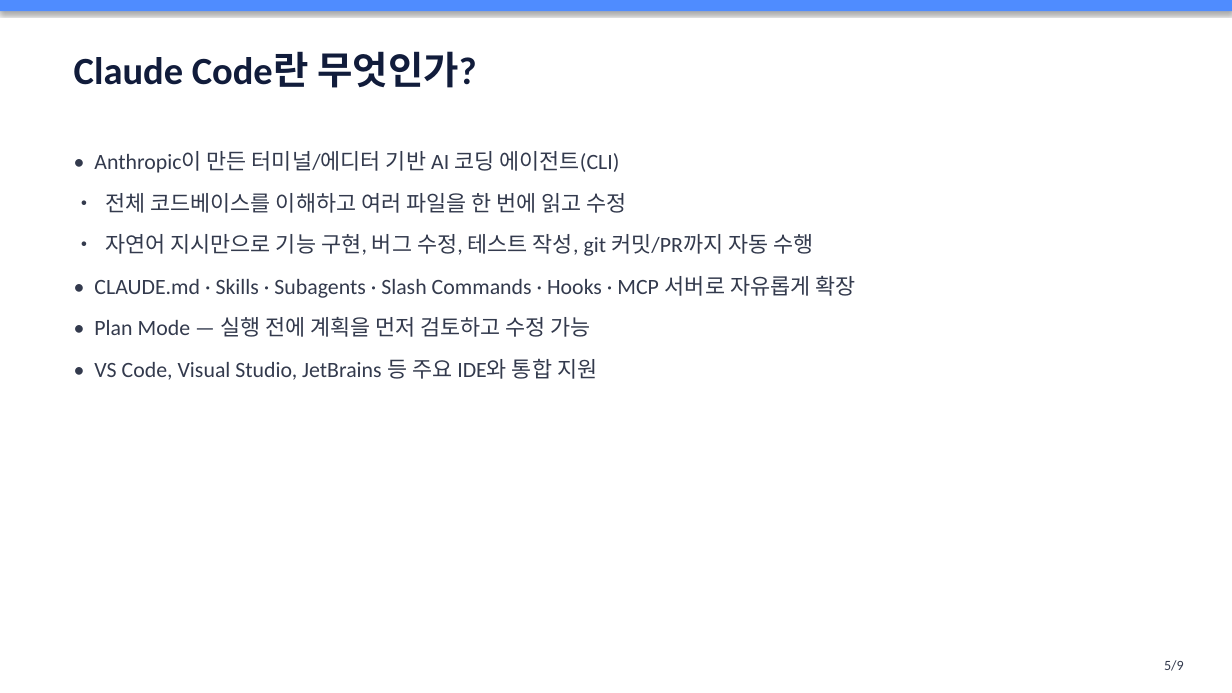
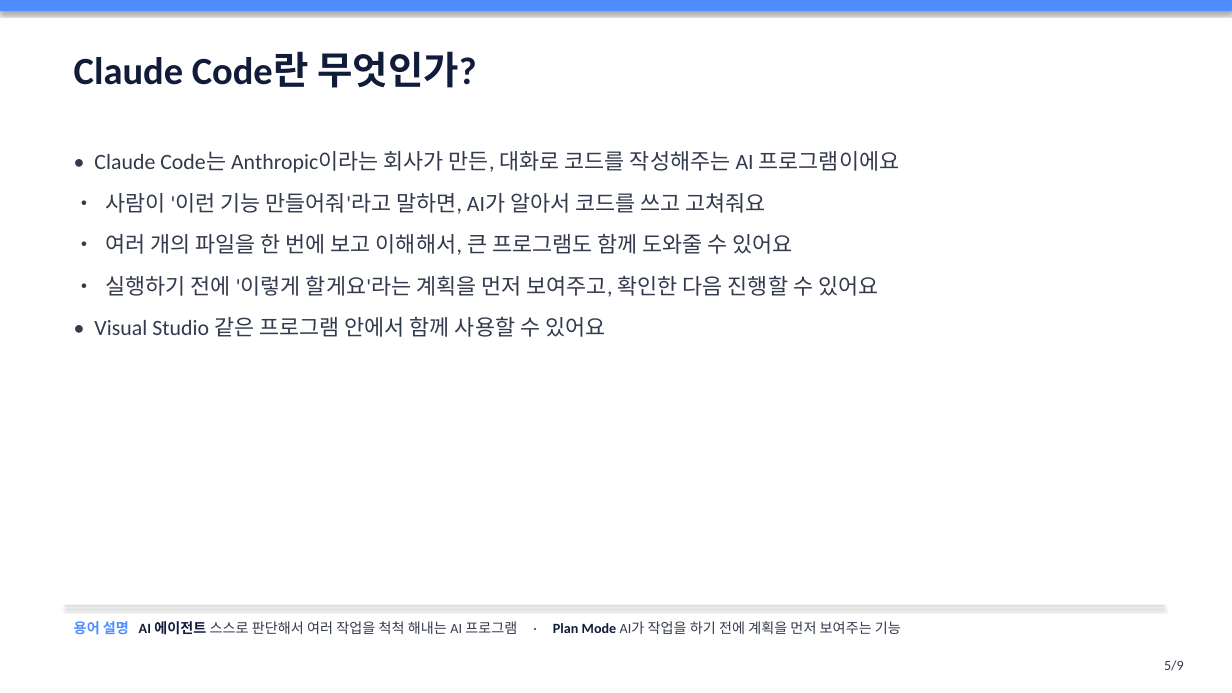
Before and after one commit to oysking55-ctrl/pt-agent, a slide deck: slide 5 of docs/01-visual-studio-agent/slides.pptx. Drawn at 1232x693 pixels with LibreOffice and Linux fonts; fonts in the diff are those of the drawing. Boxes give left, top, right and bottom in pixels: in the first picture for what was removed or moved away, otherwise in the second. Text is boxed around its words. In the diff, an @@ line names an element or a change of style, - is before the commit and + after.

```diff
--- a/docs/01-visual-studio-agent/slides.pptx
+++ b/docs/01-visual-studio-agent/slides.pptx
@@ text at bbox=[94, 151, 900, 337]: text changed @@
-• Anthropic이 만든 터미널/에디터 기반 AI 코딩 에이전트(CLI)
-• 전체 코드베이스를 이해하고 여러 파일을 한 번에 읽고 수정
-• 자연어 지시만으로 기능 구현, 버그 수정, 테스트 작성, git 커밋/PR까지 자동 수행
-• CLAUDE.md · Skills · Subagents · Slash Commands · Hooks · MCP 서버로 자유롭게 확장
-• Plan Mode — 실행 전에 계획을 먼저 검토하고 수정 가능
-• VS Code, Visual Studio, JetBrains 등 주요 IDE와 통합 지원
+• Claude Code는 Anthropic이라는 회사가 만든, 대화로 코드를 작성해주는 AI 프로그램이에요
+• 사람이 '이런 기능 만들어줘'라고 말하면, AI가 알아서 코드를 쓰고 고쳐줘요
+• 여러 개의 파일을 한 번에 보고 이해해서, 큰 프로그램도 함께 도와줄 수 있어요
+• 실행하기 전에 '이렇게 할게요'라는 계획을 먼저 보여주고, 확인한 다음 진행할 수 있어요
+• Visual Studio 같은 프로그램 안에서 함께 사용할 수 있어요
@@ rectangle added at bbox=[65, 605, 1165, 607], fill #D8DCE6 @@
@@ text added at bbox=[74, 621, 901, 635], 11 pt, text #333A4D @@
+용어 설명 AI 에이전트 스스로 판단해서 여러 작업을 척척 해내는 AI 프로그램 · Plan Mode AI가 작업을 하기 전에 계획을 먼저 보여주는 기능
```
Also in this commit, not shown: 7 other slides changed, 1 slide added, 1 slide removed, 5 other files.
